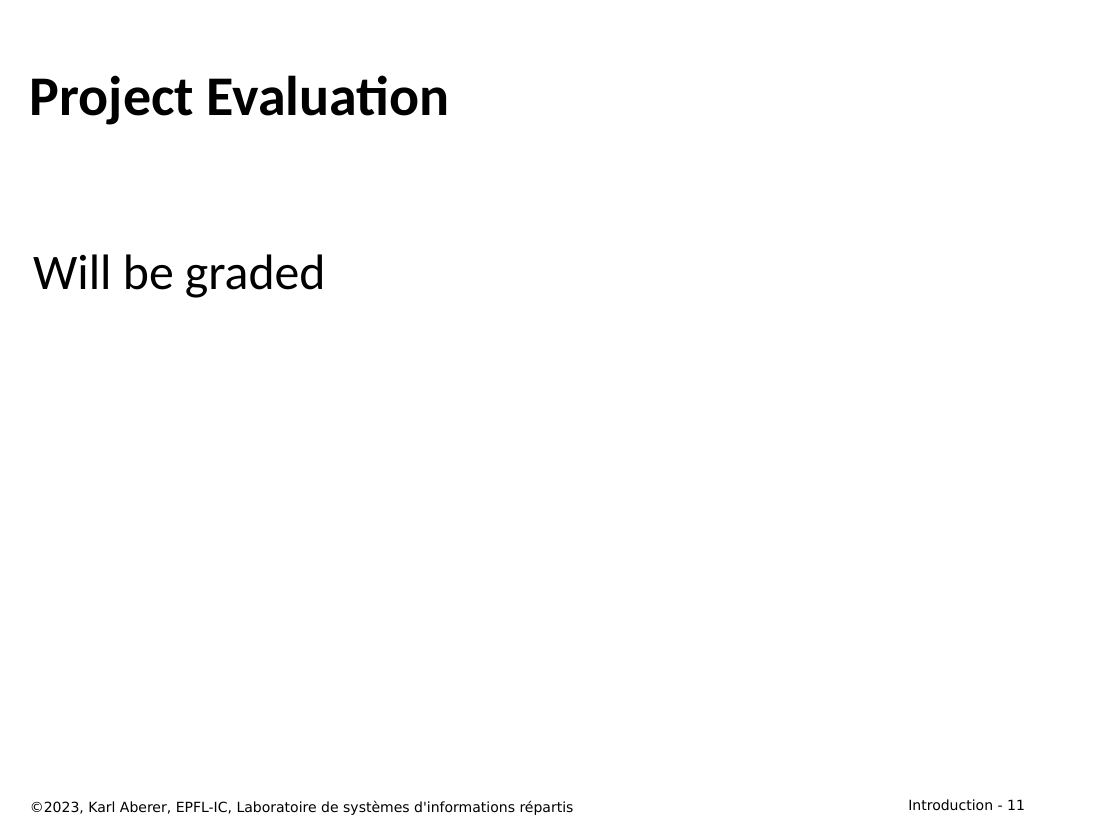
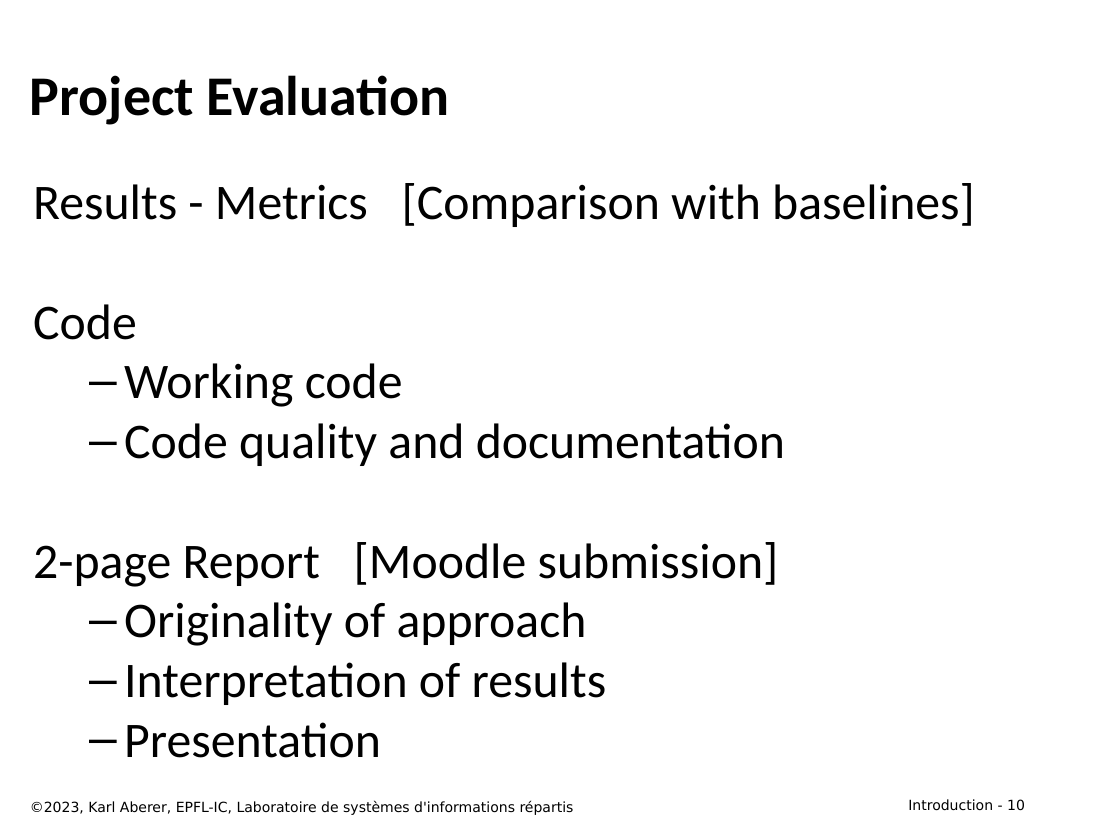
Before and after one commit to LSIR/DIS, a slide deck: slide 10 of Lectures/week 1/week 1 - Course Information 2023.pptx (slide 11 before the commit). Drawn at 1120x840 pixels with LibreOffice and Linux fonts; fonts in the diff are those of the drawing. Boxes give left, top, right and bottom in pixels: in the first picture for what was removed or moved away, otherwise in the second. Text is boxed around its words. In the diff, an @@ line names an element or a change of style, - is before the commit and + after.

```diff
--- a/Lectures/week 1/week 1 - Course Information 2023.pptx
+++ b/Lectures/week 1/week 1 - Course Information 2023.pptx
@@ text at <box>33,183,975,758</box>: text changed @@
-Will be graded
+Results - Metrics [Comparison with baselines]
+Code
+  – Working code
+  – Code quality and documentation
+2-page Report [Moodle submission]
+  – Originality of approach
+  – Interpretation of results
+  – Presentation
@@ page number at <box>908,799,1025,811</box>: text changed @@
-Introduction - 11
+Introduction - 10
```
Also in this commit, not shown: 5 other slides changed, 1 slide removed, 3 other files.
